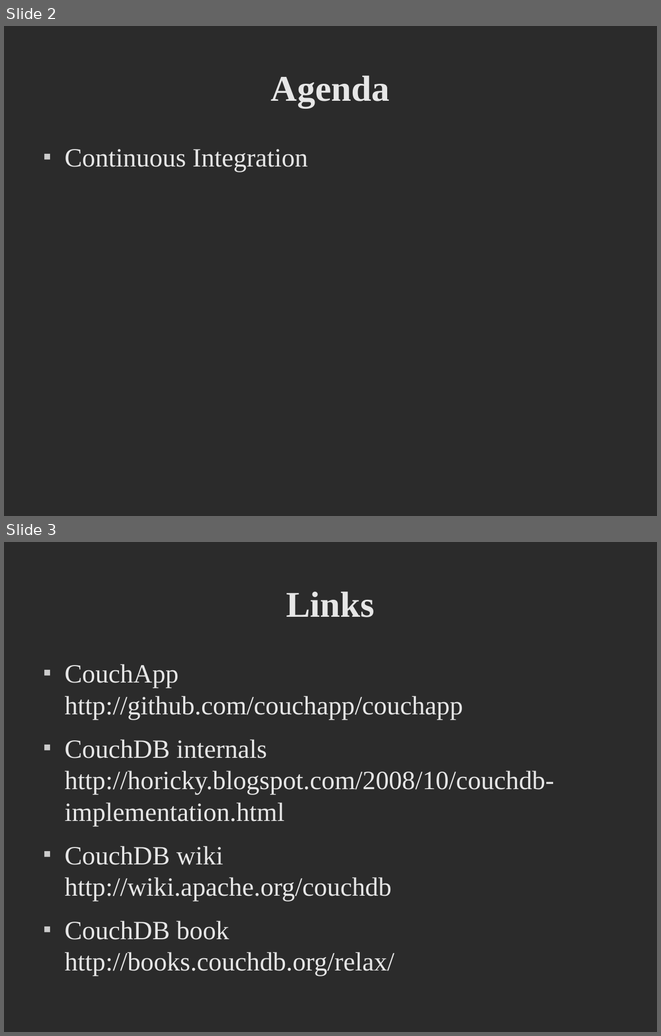
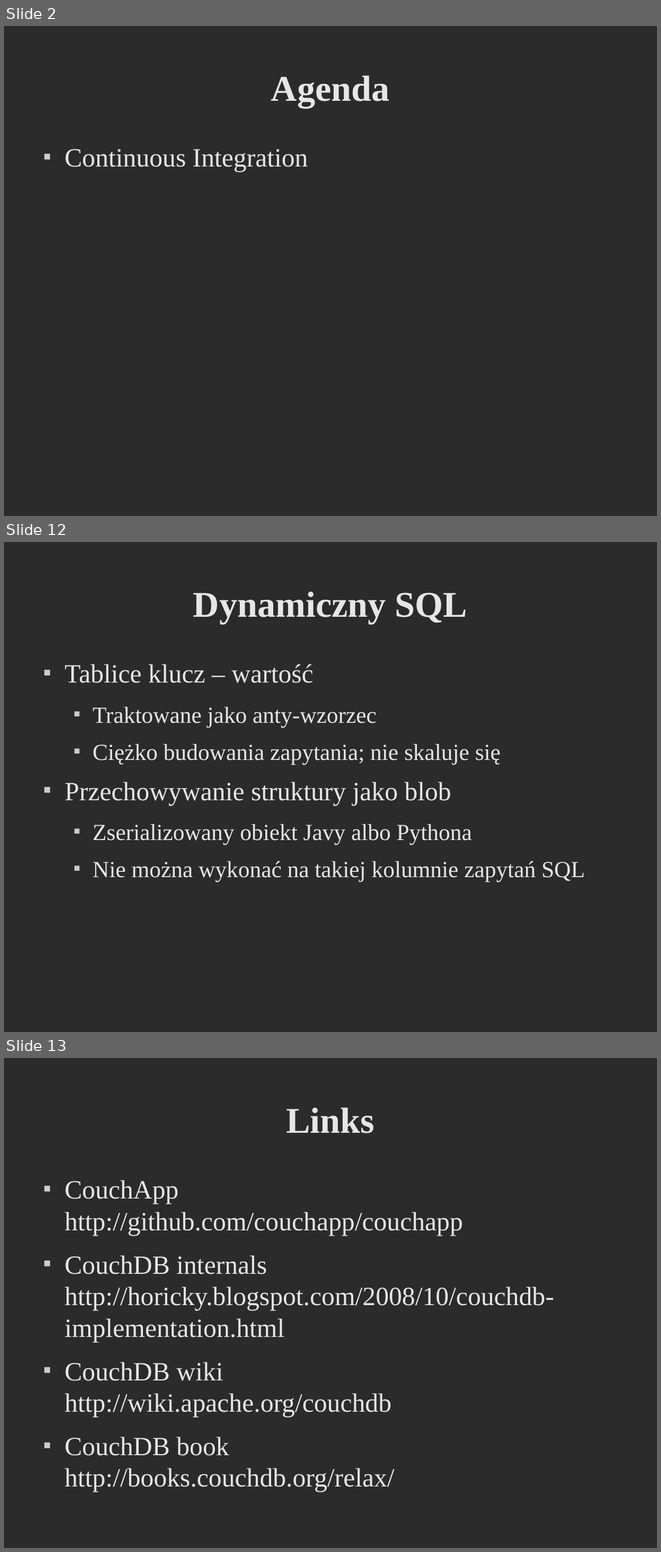
Before and after one commit to godfryd/checking-couchdb, a slide deck: checking-couchdb.odp. Shown one above the other, each under a label of ours: slides 2 and 3 before the commit, slides 2, 12 and 13 after it; the slides between them are not shown. The pictures are 661x1036 and 661x1552 pixels, drawn with LibreOffice and Linux fonts; fonts in the diff are those of the drawing; background and template pictures are left out; a plain dark background stands for a picture behind light text. Boxes give left, top, right and bottom in pixels: in the first picture for what was removed or moved away, otherwise in the second. Text is boxed around its words. In the diff, an @@ line names an element or a change of style, - is before the commit and + after.

```diff
--- a/checking-couchdb.odp
+++ b/checking-couchdb.odp
@@ slide 12 added at (4, 542, 657, 1032), background picture (left out) @@
@@ title added at (193, 591, 467, 624), 44 pt, text #E6E6E6, bold @@
+Dynamiczny SQL
@@ text added at (64, 664, 585, 882), 28 pt, text #E6E6E6 @@
+■ Tablice klucz – wartość
+  ■ Traktowane jako anty-wzorzec
+  ■ Ciężko budowania zapytania; nie skaluje się
+■ Przechowywanie struktury jako blob
+  ■ Zserializowany obiekt Javy albo Pythona
+  ■ Nie można wykonać na takiej kolumnie zapytań SQL
@@ what was slide 3 is now slide 13 @@
```
Also in this commit, not shown: 10 other slides added, 1 other file.
